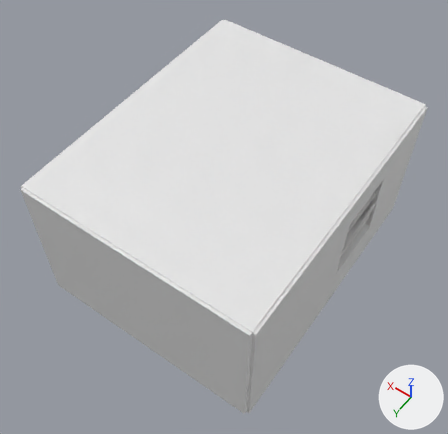
Renders of the glTF model src/app/public/media/white-rabbit/room.glb from each side of a commit.
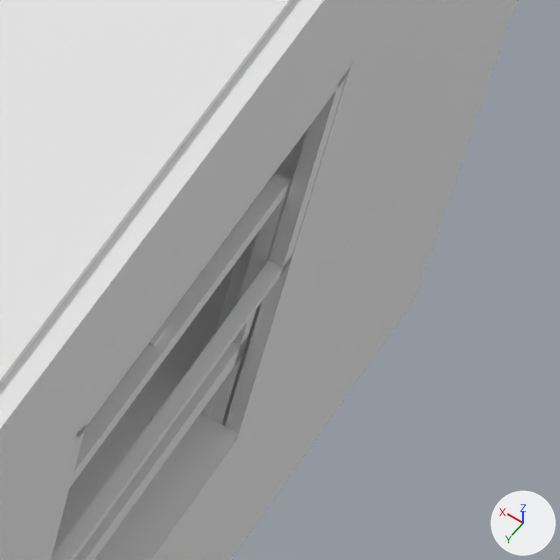
Each version appears first whole from a camera (50 mm lens) standing at (-3.78, 5.59, 9.43) and looking at (0.0, 0.3, 1.12), and next in a close-up on the part from 76% to 92% of the width and 39% to 56% of the height. The lights are fixed; the arrows at lower right show +X, +Y and +Z. The first two pictures are the older version. Where no turn or scale is listed for an object, it has been applied to the vertices. Vertices at exactly the same position are counted once.

Objects in the first close-up: 'room-0', 'room-1', 'room-2', 'room-3', 'room-5'.
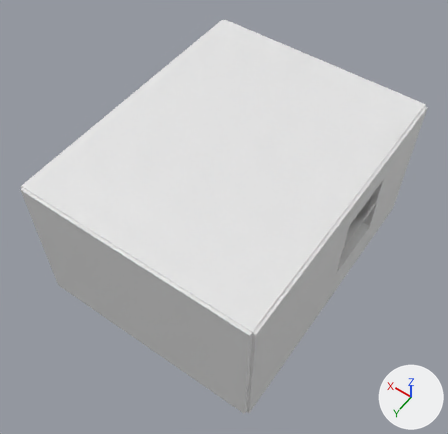
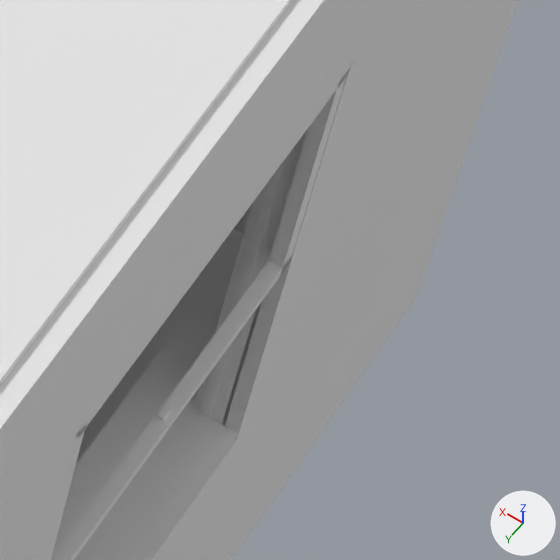
The edits, one by one:
me_mesh_3 is used by ob_room_3; location (-1.92, -0.6, 1.486).
me_mesh_3 had 224 vertices, 372 faces and spanned x -0.13..0.13, y -0.83..0.83, z -0.75..0.75.
me_mesh_3 now has 192 vertices, 312 faces and spans x -0.13..0.13, y -0.83..0.83, z -0.75..0.75.
me_mesh_3 part 1: the loose piece of 24 vertices spanning x -0.09..-0.05, y -0.59..0.59, z -0.4..0.25 is deleted.
Other edits to the shape of me_mesh_3 do not show in these pictures.
me_mesh_4 is used by ob_room_5; location (-1.986, -0.6, 1.433); scale (0.313, 0.313, 0.313).
me_mesh_4 had 32 vertices, 48 faces and spanned x -0.09..0.09, y -0.98..0.98, z -1.0..1.0.
me_mesh_4 now has 8 vertices, 12 faces and spans x -0.62..0.62, y -1.0..1.0, z -0.38..0.38.
me_mesh_4 part 2: the loose piece of 8 vertices spanning x 0.0..0.05, y -0.1..0.1, z 0.97..1.0 is deleted.
Other edits to the shape of me_mesh_4 do not show in these pictures.
Object 'room-5' (ob_room_5) moves from (-1.986, -0.6, 1.433) to (-2.026, -0.632, 1.473).
Object 'room-5' (ob_room_5) is rescaled from (0.313, 0.313, 0.313) to (0.013, 0.013, 0.013).

Location of each change, (x1, y1, x2, y2) in pixels of the close-ups (560 x 560 px):
'room-5', reshaped, moved, rescaled: before (148, 324, 168, 422); after (157, 407, 170, 421)
part 1 of me_mesh_3, deleted: before (70, 161, 297, 560)
part 2 of me_mesh_4, deleted: before (148, 324, 168, 347)
'room-2', unchanged, uncovered by the edit: before (85, 229, 235, 429); after (76, 229, 244, 464)
